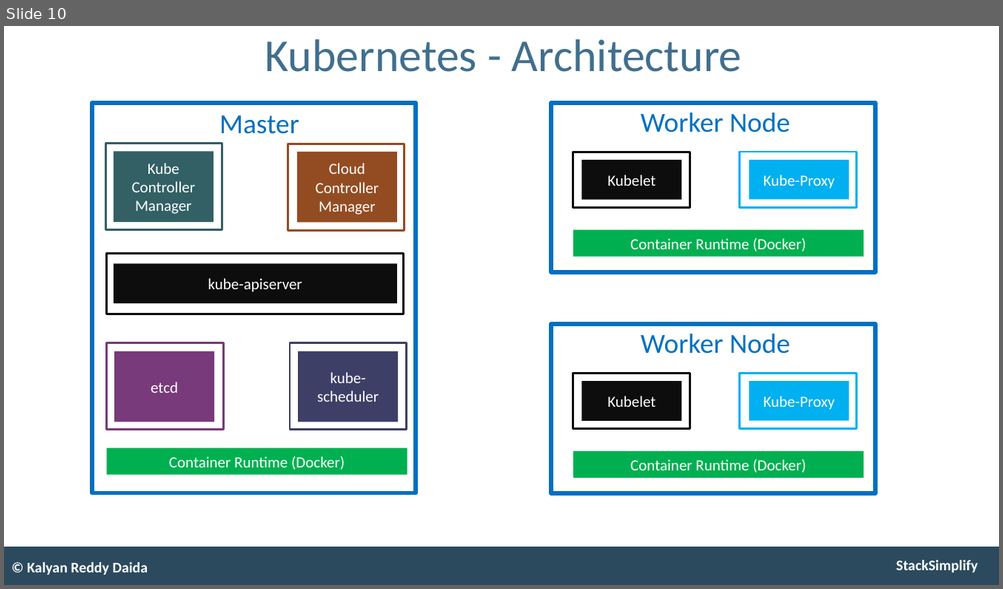
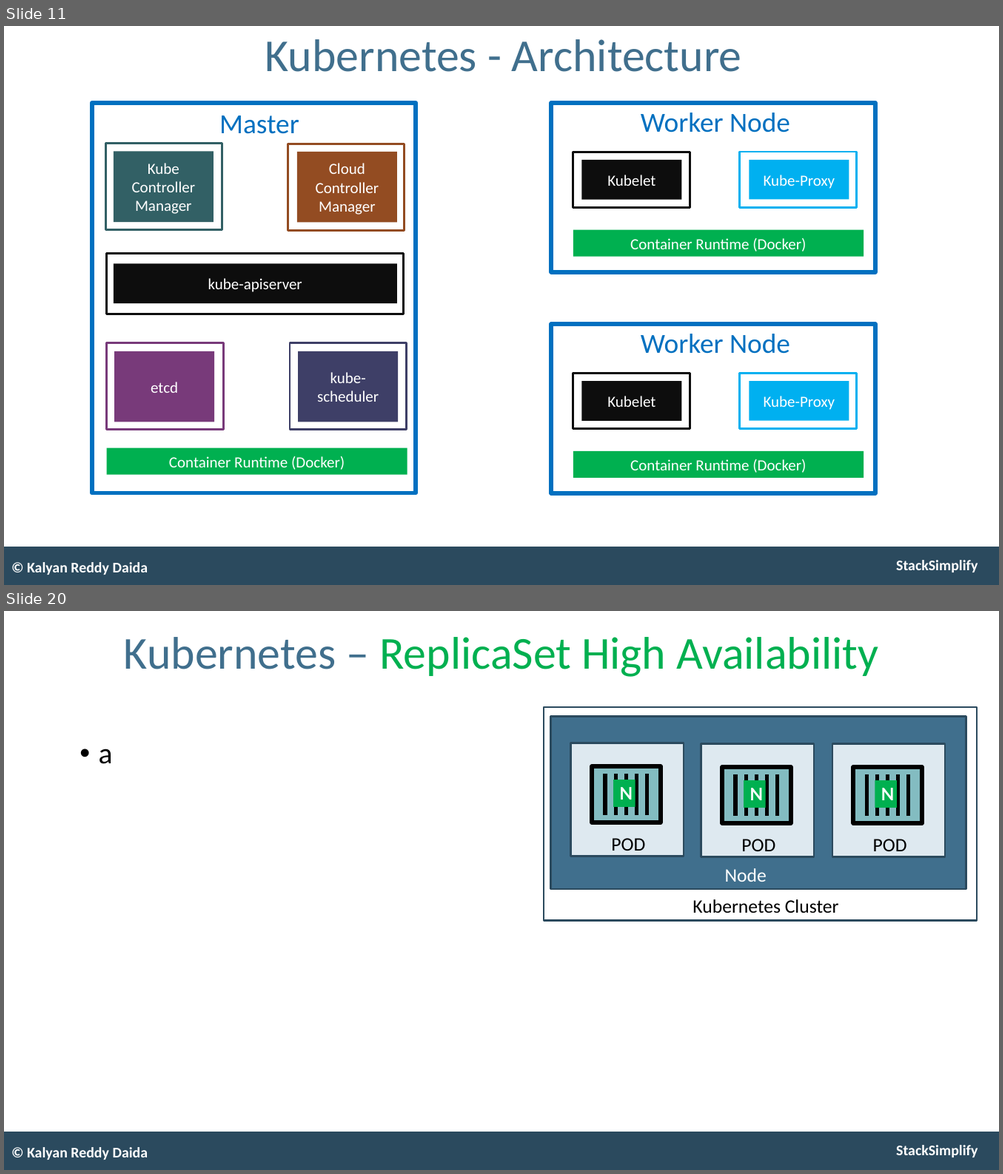
Before and after one commit to stacksimplify/aws-eks-kubernetes-masterclass, a slide deck: presentation/AWS-Fargate-and-EKS-Masterclass.pptx. Shown one above the other, each under a label of ours: slide 10 before the commit, slides 11 and 20 after it; the slides between them are not shown. The pictures are 1003x589 and 1003x1174 pixels, drawn with LibreOffice and Linux fonts; fonts in the diff are those of the drawing. Boxes give left, top, right and bottom in pixels: in the first picture for what was removed or moved away, otherwise in the second. Text is boxed around its words. In the diff, an @@ line names an element or a change of style, - is before the commit and + after.

```diff
--- a/presentation/AWS-Fargate-and-EKS-Masterclass.pptx
+++ b/presentation/AWS-Fargate-and-EKS-Masterclass.pptx
@@ slide 20 added at (4,611,999,1170), background #FFFFFF; not listed: 2 template elements that a slide beside it also shows @@
@@ title added at (124,637,878,677), 53 pt, text #00B050 @@
+Kubernetes – ReplicaSet High Availability
@@ rectangle added at (543,707,977,920), outline #2B4A5E 2 pt @@
@@ rectangle added at (550,717,965,889), fill #406F8D, outline #2B4A5E 2 pt @@
@@ rectangle added at (570,743,683,857), fill #DEE9F0, outline #2B4A5E 2 pt @@
@@ text added at (99,749,113,764), 34 pt, text #000000 @@
+• a
@@ rectangle added at (701,744,814,857), fill #DEE9F0, outline #2B4A5E 2 pt @@
@@ rectangle added at (832,744,945,857), fill #DEE9F0, outline #2B4A5E 2 pt @@
@@ group added at (592,766,660,823): 5 lines, 2 rectangles @@
+N
@@ group added at (722,767,791,823): 5 lines, 2 rectangles @@
+N
@@ group added at (853,767,922,823): 5 lines, 2 rectangles @@
+N
@@ text added at (611,838,645,851), 22 pt, text #000000 @@
+POD
@@ text added at (741,839,775,851), 22 pt, text #000000 @@
+POD
@@ text added at (873,839,907,851), 22 pt, text #000000 @@
+POD
@@ text added at (725,869,766,882), 22 pt, text #FFFFFF @@
+Node
@@ text added at (692,900,839,914), 22 pt, text #000000 @@
+Kubernetes Cluster
@@ text added at (27,1147,148,1160), 17 pt, text #FFFFFF, bold @@
+© Kalyan Reddy Daida
@@ what was slide 10 is now slide 11 @@
```
Also in this commit, not shown: 1 slide changed, 26 other slides added.
